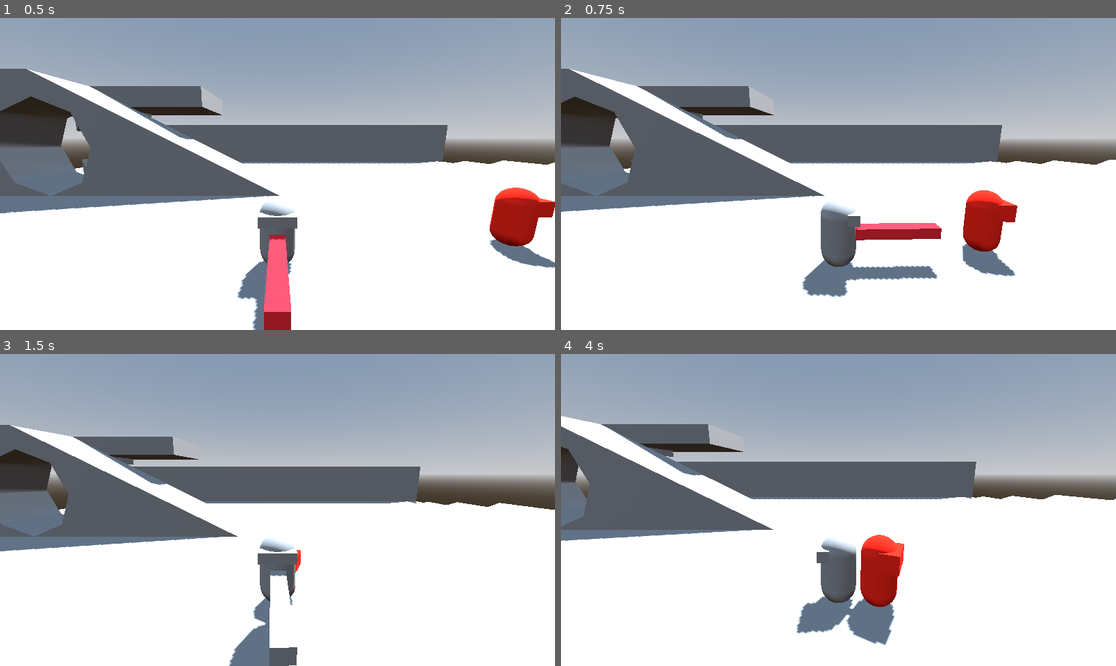
Above: before the commit, frames 1-4 (two rows, left to right).
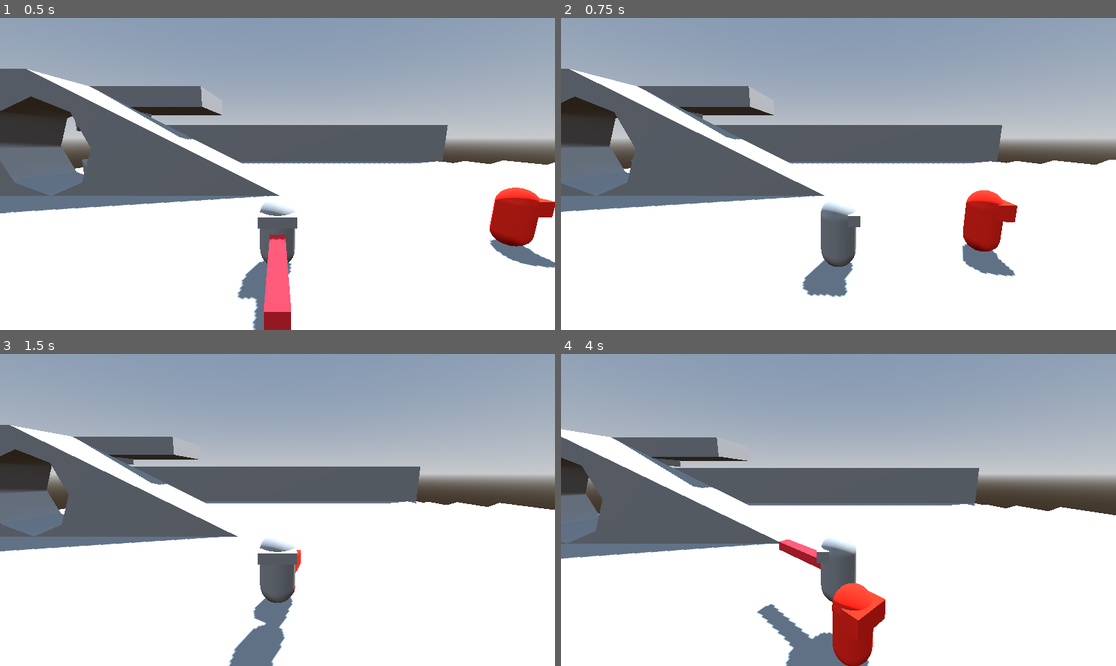
Above: after the commit, the same moments.

Repository: hhhhhhhh1233/BubbleGameJam
Game: Godot game, scene res://test_level.tscn
The game is run twice, just before and just after one commit, with the same random seed, the same clock (stepped at 60 frames per second) and the same inputs.
Inputs (mouse positions are in pixels of both pictures, inside the frame that each line leads up to):
- Up to frame 1 (0.5 s): no input
- Up to frame 2 (0.75 s): move the mouse to (960, 158) at 0.52 s; hold D (right) from 0.53 s (still down); right-click (960, 158) at 0.6 s
- Up to frame 3 (1.5 s): tap Space (jump) at 0.77 s; move the mouse to (166, 525) at 1.27 s; release D (right) at 1.28 s; hold S (back) from 1.28 s (still down); click (166, 525) at 1.35 s
- Up to frame 4 (4 s): tap Space (jump) at 1.52, 3.02, 3.77 s; move the mouse to (894, 441) at 2.02 s; release S (back) at 2.03 s; hold D (right) 2.03-2.78 s; right-click (894, 441) at 2.1 s; move the mouse to (810, 572) at 2.77 s; hold W (forward) 2.78-3.53 s; click (810, 572) at 2.85 s; move the mouse to (1005, 556) at 3.52 s; hold A (left) from 3.53 s (still down); right-click (1005, 556) at 3.6 s

Frame 1 is identical in both runs. In frame 2, 1.5% of the frame differs, in the area x 50-69%, y 65-85%; in frame 3, 1.0%; in frame 4, 16%, in the area x 0-100%, y 19-100%.

Commit message:
chore: hitstop again
Added hitstop again

Diff:
--- a/Player.gd
+++ b/Player.gd
@@ -76,10 +76,16 @@
 				print(enemy)
 		else:
 			for enemy in $Body/WeaponRoot/HeavyWeaponHitbox.get_overlapping_bodies():
+				hitstop(0.01,0.5)
 				print(enemy)
 
-		$Body/WeaponRoot.rotate_y(0.2)
+		$Body/WeaponRoot.rotate_y(40 * delta)
 		if $Body/WeaponRoot.rotation.y > PI/2:
 			bAttacking = false
 			$Body/WeaponRoot/WeaponModel.hide()
 			$Body/WeaponRoot/HeavyWeaponModel.hide()
+
+func hitstop (timeScale : float, duration : float):
+	Engine.time_scale = timeScale
+	await get_tree().create_timer(duration,true,false,true).timeout
+	Engine.time_scale = 1.0
